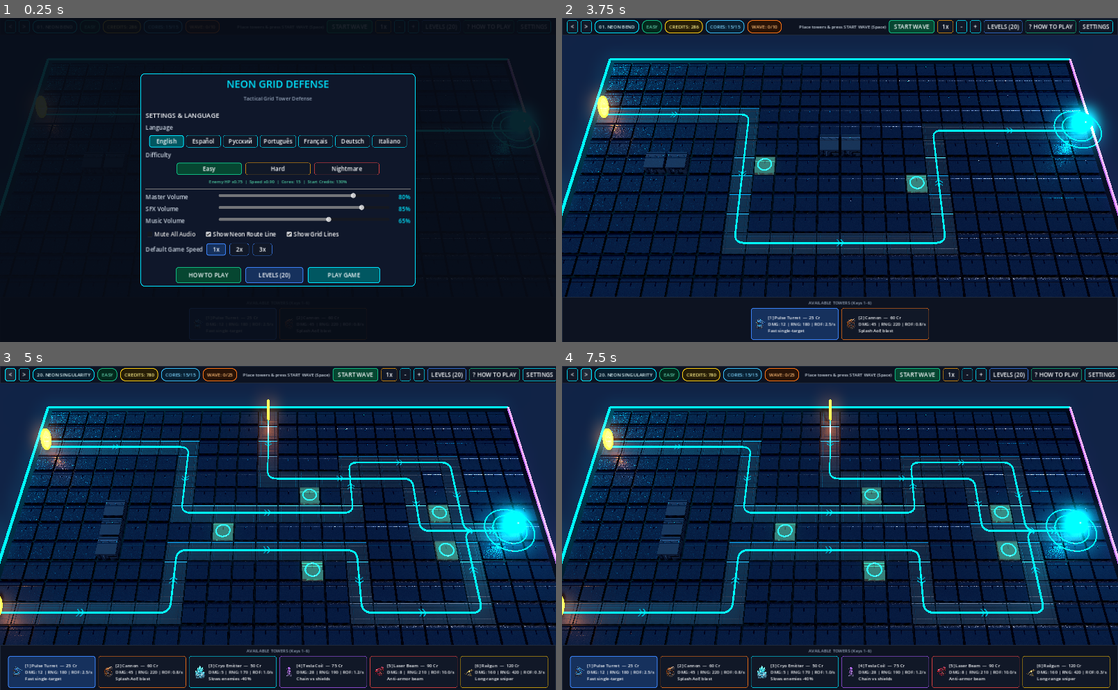
Above: before the commit, frames 1-4 (two rows, left to right).
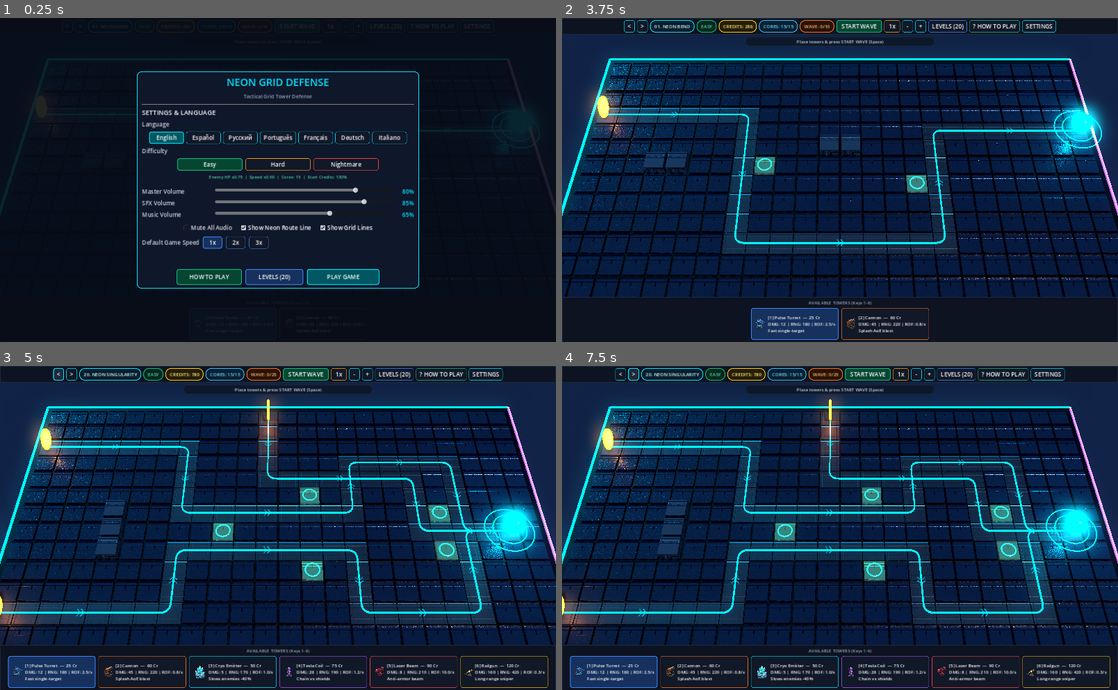
Above: after the commit, the same moments.

Repository: o1egkl/neon-grid-defense
Game: Godot game, scene res://scenes/main.tscn
The game is run twice, just before and just after one commit, with the same random seed, the same clock (stepped at 60 frames per second) and the same inputs.
Inputs:
- Up to frame 1 (0.25 s): no input
- Up to frame 2 (3.75 s): click "START WAVE" at 0.5 s; click "START WAVE" at 1.25 s; click "Easy" at 2 s; click "Easy" at 2.75 s; click "PLAY GAME" at 3.5 s
- Up to frame 3 (5 s): click "<" at 4.25 s
- Up to frame 4 (7.5 s): click "START WAVE" at 5 s; click "<" at 5.75 s; click "START WAVE" at 6.5 s; click ">" at 7.25 s

The runs differ from the first frame. In frame 1, 8.1% of the frame differs, in the area x 18-76%, y 0-84%; in frame 2, 3.5%; in frame 3, 3.6%; in frame 4, 3.6%.

Commit message:
v26: responsive HUD, scrollable settings, and Android-safe adaptive UI

Diff:
--- a/scripts/ui_controller.gd
+++ b/scripts/ui_controller.gd
@@ -48,6 +48,7 @@
 var _lbl_wave: Label
 var _hud_btn_zoom_out: Button
 var _hud_btn_zoom_in: Button
+var _status_toast: PanelContainer
 var _hud_status_label: Label
 var _hud_btn_prev: Button
 var _hud_btn_next: Button
@@ -151,6 +152,8 @@
 	_build_overlays()
 	SettingsManager.language_changed.connect(_on_language_changed)
 	SettingsManager.difficulty_changed.connect(func(_d: String): _sync_difficulty_ui())
+	get_viewport().size_changed.connect(_on_viewport_resized)
+	call_deferred("_on_viewport_resized")
 	_apply_translations()
 	show_settings()
 
@@ -352,15 +355,19 @@
 func _build_hud() -> void:
 	_hud_bar = PanelContainer.new()
 	_hud_bar.set_anchors_preset(Control.PRESET_TOP_WIDE)
-	_hud_bar.offset_bottom = 48.0
+	_hud_bar.offset_bottom = 0.0
 	var bar_style := _make_panel_style(Color("#0D1321"), Color("#1E293B"), 0, 1)
 	bar_style.content_margin_top = 6
 	bar_style.content_margin_bottom = 6
+	bar_style.content_margin_left = 8
+	bar_style.content_margin_right = 8
 	_hud_bar.add_theme_stylebox_override("panel", bar_style)
 	add_child(_hud_bar)
 
-	var hbox := HBoxContainer.new()
-	hbox.add_theme_constant_override("separation", 8)
+	var hbox := HFlowContainer.new()
+	hbox.alignment = FlowContainer.ALIGNMENT_CENTER
+	hbox.add_theme_constant_override("h_separation", 6)
+	hbox.add_theme_constant_override("v_separation", 6)
 	_hud_bar.add_child(hbox)
 
 	_hud_btn_prev = Button.new()
@@ -397,14 +404,24 @@
 	_pill_wave = p_wv[0]
 	_lbl_wave = p_wv[1]
 
-	var spacer := Control.new()
-	spacer.size_flags_horizontal = Control.SIZE_EXPAND_FILL
-	hbox.add_child(spacer)
+	_status_toast = PanelContainer.new()
+	_status_toast.set_anchors_preset(Control.PRESET_CENTER_TOP)
+	_status_toast.offset_left = -260.0
+	_status_toast.offset_right = 260.0
+	_status_toast.offset_top = 52.0
+	_status_toast.offset_bottom = 78.0
+	_status_toast.mouse_filter = Control.MOUSE_FILTER_IGNORE
+	var toast_sb := _make_panel_style(Color(0.05, 0.08, 0.14, 0.78), Color("#1E293B"), 10, 1)
+	toast_sb.content_margin_top = 2
+	toast_sb.content_margin_bottom = 2
+	_status_toast.add_theme_stylebox_override("panel", toast_sb)
+	add_child(_status_toast)
 
 	_hud_status_label = Label.new()
+	_hud_status_label.horizontal_alignment = HORIZONTAL_ALIGNMENT_CENTER
 	_hud_status_label.add_theme_color_override("font_color", Color("#CBD5E1"))
 	_hud_status_label.add_theme_font_size_override("font_size", 12)
-	hbox.add_child(_hud_status_label)
+	_status_toast.add_child(_hud_status_label)
 
 	_hud_btn_wave = Button.new()
 	_hud_btn_wave.custom_minimum_size = Vector2(126, 32)
@@ -469,10 +486,17 @@
 	_shop_title_label.add_theme_color_override("font_color", Color("#94A3B8"))
 	vbox.add_child(_shop_title_label)
 
+	var shop_scroll := ScrollContainer.new()
+	shop_scroll.custom_minimum_size = Vector2(0, 92)
+	shop_scroll.horizontal_scroll_mode = ScrollContainer.SCROLL_MODE_AUTO
+	shop_scroll.vertical_scroll_mode = ScrollContainer.SCROLL_MODE_DISABLED
+	vbox.add_child(shop_scroll)
+
 	_shop_cards_box = HBoxContainer.new()
+	_shop_cards_box.size_flags_horizontal = Control.SIZE_EXPAND_FILL
 	_shop_cards_box.alignment = BoxContainer.ALIGNMENT_CENTER
 	_shop_cards_box.add_theme_constant_override("separation", 8)
-	vbox.add_child(_shop_cards_box)
+	shop_scroll.add_child(_shop_cards_box)
 
 
 func _rebuild_tower_shop_cards() -> void:
@@ -726,9 +750,19 @@
 	_settings_panel.add_theme_stylebox_override("panel", _make_panel_style(Color("#0F172A"), Color("#00E5FF"), 12, 2))
 	parent.add_child(_settings_panel)
 
+	var outer_v := VBoxContainer.new()
+	outer_v.add_theme_constant_override("separation", 8)
+	_settings_panel.add_child(outer_v)
+
+	var s_scroll := ScrollContainer.new()
+	s_scroll.size_flags_vertical = Control.SIZE_EXPAND_FILL
+	s_scroll.horizontal_scroll_mode = ScrollContainer.SCROLL_MODE_DISABLED
+	outer_v.add_child(s_scroll)
+
 	var vbox := VBoxContainer.new()
-	vbox.add_theme_constant_override("separation", 9)
-	_settings_panel.add_child(vbox)
+	vbox.size_flags_horizontal = Control.SIZE_EXPAND_FILL
+	vbox.add_theme_constant_override("separation", 8)
+	s_scroll.add_child(vbox)
 
 	_lbl_game_title = Label.new()
 	_lbl_game_title.horizontal_alignment = HORIZONTAL_ALIGNMENT_CENTER
@@ -754,9 +788,10 @@
 	vbox.add_child(_lbl_lang)
 
 	# Все 7 языков в одну ровную строку
-	var lang_row := HBoxContainer.new()
-	lang_row.add_theme_constant_override("separation", 6)
-	lang_row.alignment = BoxContainer.ALIGNMENT_CENTER
+	var lang_row := HFlowContainer.new()
+	lang_row.add_theme_constant_override("h_separation", 6)
+	lang_row.add_theme_constant_override("v_separation", 6)
+	lang_row.alignment = FlowContainer.ALIGNMENT_CENTER
 	vbox.add_child(lang_row)
 
 	for lang in SettingsManager.languages:
@@ -773,9 +808,10 @@
 	_lbl_diff_title.add_theme_color_override("font_color", Color("#CBD5E1"))
 	vbox.add_child(_lbl_diff_title)
 
-	var diff_row := HBoxContainer.new()
-	diff_row.add_theme_constant_override("separation", 10)
-	diff_row.alignment = BoxContainer.ALIGNMENT_CENTER
+	var diff_row := HFlowContainer.new()
+	diff_row.add_theme_constant_override("h_separation", 8)
+	diff_row.add_theme_constant_override("v_separation", 6)
+	diff_row.alignment = FlowContainer.ALIGNMENT_CENTER
 	vbox.add_child(diff_row)
 
 	for d_cfg in [["easy", "#10B981"], ["hard", "#F59E0B"], ["nightmare", "#EF4444"]]:
@@ -823,8 +859,10 @@
 		_val_music.text = "%d%%" % int(v)
 	)
 
-	var toggles := HBoxContainer.new()
-	toggles.add_theme_constant_override("separation", 20)
+	var toggles := HFlowContainer.new()
+	toggles.add_theme_constant_override("h_separation", 16)
+	toggles.add_theme_constant_override("v_separation", 6)
+	toggles.alignment = FlowContainer.ALIGNMENT_CENTER
 	vbox.add_child(toggles)
 
 	_chk_mute = CheckBox.new()
@@ -863,10 +901,11 @@
 	sp.size_flags_vertical = Control.SIZE_EXPAND_FILL
 	vbox.add_child(sp)
 
-	var actions := HBoxContainer.new()
-	actions.add_theme_constant_override("separation", 12)
-	actions.alignment = BoxContainer.ALIGNMENT_CENTER
-	vbox.add_child(actions)
+	var actions := HFlowContainer.new()
+	actions.add_theme_constant_override("h_separation", 10)
+	actions.add_theme_constant_override("v_separation", 8)
+	actions.alignment = FlowContainer.ALIGNMENT_CENTER
+	outer_v.add_child(actions)
 
 	_btn_open_guide = Button.new()
 	_btn_open_guide.custom_minimum_size = Vector2(180, 44)
@@ -1025,9 +1064,10 @@
 	_lbl_levels_title.add_theme_color_override("font_color", Color("#3B82F6"))
 	v.add_child(_lbl_levels_title)
 
-	var l_diff_row := HBoxContainer.new()
-	l_diff_row.add_theme_constant_override("separation", 10)
-	l_diff_row.alignment = BoxContainer.ALIGNMENT_CENTER
+	var l_diff_row := HFlowContainer.new()
+	l_diff_row.add_theme_constant_override("h_separation", 8)
+	l_diff_row.add_theme_constant_override("v_separation", 6)
+	l_diff_row.alignment = FlowContainer.ALIGNMENT_CENTER
 	v.add_child(l_diff_row)
 
 	for d_cfg in [["easy", "#10B981"], ["hard", "#F59E0B"], ["nightmare", "#EF4444"]]:
@@ -1171,7 +1211,8 @@
 	_btn_open_levels.text = SettingsManager.tr_key("btn_levels")
 
 	_hud_btn_levels.text = SettingsManager.tr_key("btn_levels")
-	_hud_btn_guide.text = "? " + SettingsManager.tr_key("btn_how_to_play")
+	var vp_w: float = get_viewport().get_visible_rect().size.x
+	_hud_btn_guide.text = "?" if vp_w < 1260.0 else ("? " + SettingsManager.tr_key("btn_how_to_play"))
 	_hud_btn_settings.text = SettingsManager.tr_key("btn_settings")
 	_shop_title_label.text = SettingsManager.tr_key("shop_title")
 	set_wave_button_active(_wave_active)
@@ -1226,3 +1267,33 @@
 	if _lbl_levels_diff_desc:
 		_lbl_levels_diff_desc.text = desc_txt
 		_lbl_levels_diff_desc.add_theme_color_override("font_color", d_col.lightened(0.25))
+
+
+func _on_viewport_resized() -> void:
+	var vp: Vector2 = get_viewport().get_visible_rect().size
+	if vp.x <= 1.0 or vp.y <= 1.0:
+		return
+	var pad: float = 28.0
+	if _settings_panel:
+		_settings_panel.custom_minimum_size = Vector2(minf(780.0, vp.x - pad), minf(600.0, vp.y - pad))
+	if _guide_panel:
+		_guide_panel.custom_minimum_size = Vector2(minf(800.0, vp.x - pad), minf(600.0, vp.y - pad))
+	if _levels_panel:
+		_levels_panel.custom_minimum_size = Vector2(minf(840.0, vp.x - pad), minf(580.0, vp.y - pad))
+	if _levels_grid:
+		_levels_grid.columns = 4 if vp.x >= 780.0 else (3 if vp.x >= 560.0 else 2)
+	if _result_panel:
+		_result_panel.custom_minimum_size = Vector2(minf(460.0, vp.x - pad), minf(220.0, vp.y - pad))
+	var half_w: float = minf(340.0, (vp.x - 24.0) * 0.5)
+	if _inspector_panel:
+		_inspector_panel.offset_left = -half_w
+		_inspector_panel.offset_right = half_w
+	if _preview_panel:
+		_preview_panel.offset_left = -half_w
+		_preview_panel.offset_right = half_w
+	if _hud_bar and _status_toast:
+		var bar_h: float = maxf(_hud_bar.size.y, 46.0)
+		_status_toast.offset_top = bar_h + 6.0
+		_status_toast.offset_bottom = bar_h + 32.0
+	if _hud_btn_guide:
+		_hud_btn_guide.text = "?" if vp.x < 1260.0 else ("? " + SettingsManager.tr_key("btn_how_to_play"))
